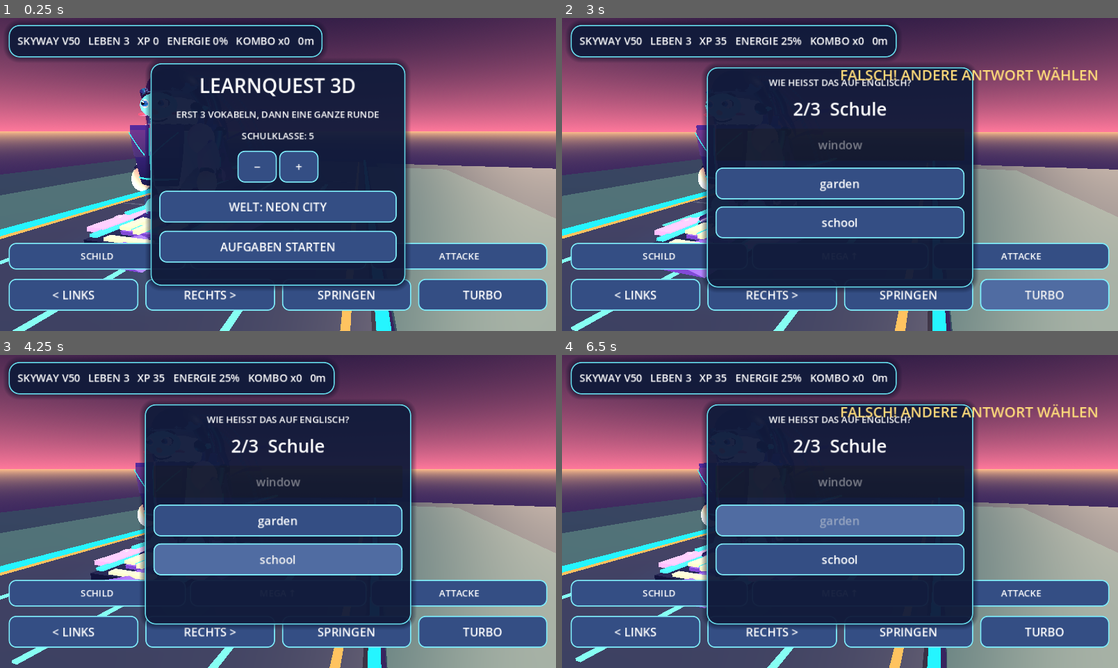
Above: before the commit, frames 1-4 (two rows, left to right).
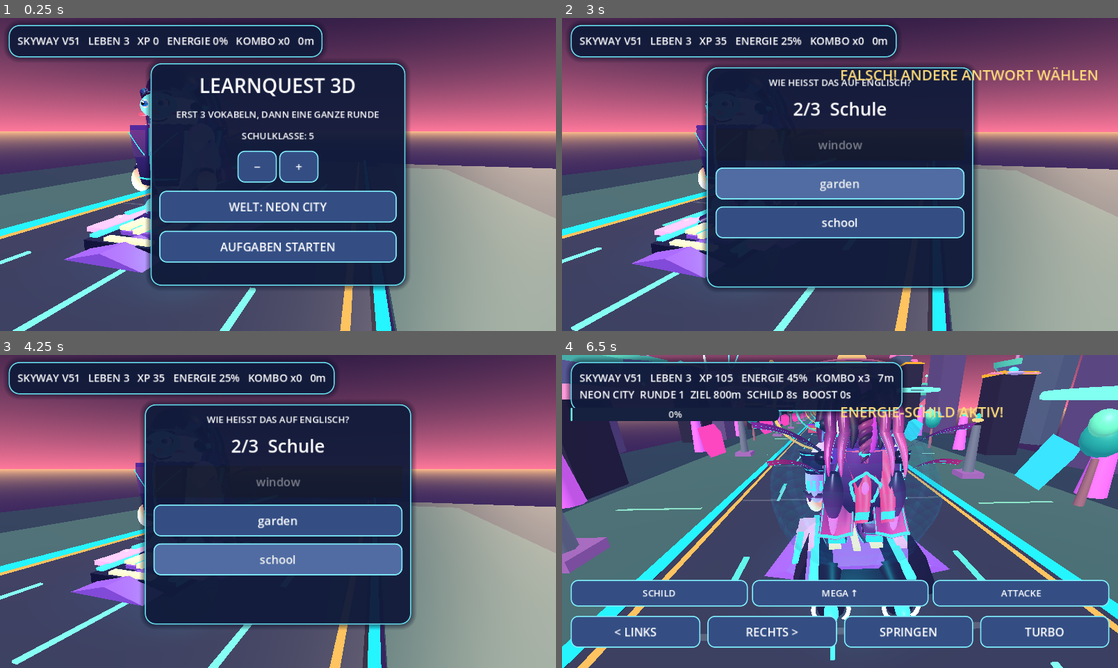
Above: after the commit, the same moments.

Repository: mtothek0703/learnquest-unity-web
Game: Godot game, scene res://main.tscn
The game is run twice, just before and just after one commit, with the same random seed, the same clock (stepped at 60 frames per second) and the same inputs.
Inputs (mouse positions are in pixels of both pictures, inside the frame that each line leads up to):
- Up to frame 1 (0.25 s): no input
- Up to frame 2 (3 s): click "AUFGABEN STARTEN" at 0.5 s; move the mouse to (962, 158) at 1.27 s; hold Right 1.28-2 s; hold Q 1.28-2 s; click (962, 158) at 1.42 s; tap Space at 1.52 s; drag from (728, 190) to (812, 237) at 2.02 s; move the mouse to (895, 105) at 2.77 s; hold Right from 2.78 s (still down); hold R from 2.78 s (still down); click (895, 105) at 2.92 s
- Up to frame 3 (4.25 s): release Right at 3.5 s; release R at 3.5 s; drag from (250, 574) to (111, 464) at 3.52 s
- Up to frame 4 (6.5 s): move the mouse to (1006, 558) at 4.27 s; hold Left 4.28-5 s; hold E 4.28-5 s; click (1006, 558) at 4.42 s; tap Space at 4.52 s; drag from (673, 464) to (756, 433) at 5.02 s; move the mouse to (867, 511) at 5.77 s; hold S from 5.78 s (still down); hold Q from 5.78 s (still down); click (867, 511) at 5.92 s

The runs differ from the first frame. In frame 1, 12% of the frame differs, in the area x 1-99%, y 6-94%; in frame 2, 16%; in frame 3, 12%; in frame 4, 76%, in the area x 0-100%, y 0-100%.

Commit message:
V51: wire gesture steering, jump and powers with UI-safe capture and optional buttons

Diff:
--- a/godot/world.gd
+++ b/godot/world.gd
@@ -8,7 +8,8 @@
 ]
 # Complete vocabulary missions first; racing is a continuous, finite level.
 const TASKS_PER_ROUND := 3
-const VERSION_LABEL := "V50"
+const VERSION_LABEL := "V51"
+const TouchGestures = preload("res://touch_gestures.gd")
 const WORLD_NAMES := ["NEON CITY", "KRISTALL-CANYON", "STERNEN-HAFEN", "AURORA-GLETSCHER"]
 const WORLD_GOALS := [800.0, 950.0, 1100.0, 1200.0]
 const HARBOR_BONUS_TARGET := 4
@@ -105,6 +106,10 @@
 var mobile_hud_layout := false
 var splash: PanelContainer
 var controls_grid: GridContainer
+var touch_steering = TouchGestures.new()
+var touch_buttons_visible := true
+var gesture_toggle: Button
+var gesture_hint: Label
 var start_heading: Label
 var end_heading: Label
 var quiz_box: PanelContainer
@@ -593,6 +598,7 @@
             cube(item, Vector3(0, 1.4, 0), Vector3(2.1, 0.13, 0.84), Color("#b927f7"), true)
 
 func _reset_run() -> void:
+    touch_steering.reset()
     _apply_world_theme()
     phase = "race"
     lane = 0
@@ -901,6 +907,55 @@
     parent.add_child(b)
     return b
 
+# Handle native screen touches, never mouse clicks generated by the browser.
+# Capturing only touches that start outside controls prevents quiz/button gestures.
+func _input(event: InputEvent) -> void:
+    if not (event is InputEventScreenTouch or event is InputEventScreenDrag):
+        return
+    var racing := phase == "race" and started and not quiz_active
+    var blocked := false
+    var down := event as InputEventScreenTouch
+    if down != null and down.pressed:
+        blocked = _touch_ui_blocked(down.position)
+    var outcome: Dictionary = touch_steering.handle(event, racing, blocked, Time.get_ticks_msec(), lane, get_viewport().get_visible_rect().size.x)
+    if not bool(outcome.get("captured", false)):
+        return
+    get_viewport().set_input_as_handled()
+    if outcome.has("lane"):
+        lane = clampi(int(outcome["lane"]), -1, 1)
+    match str(outcome.get("action", "")):
+        "jump":
+            _jump()
+        "turbo":
+            _use_turbo()
+        "shield":
+            _use_shield()
+        "attack":
+            _use_super_attack()
+
+func _touch_ui_blocked(position: Vector2) -> bool:
+    for control in [splash, quiz_box, end_panel, controls_grid, powerups_grid, hud_panel, progress_bar, gesture_toggle]:
+        if control != null and control.is_visible_in_tree() and control.get_global_rect().has_point(position):
+            return true
+    return false
+
+func _toggle_touch_buttons() -> void:
+    touch_buttons_visible = not touch_buttons_visible
+    _update_touch_ui()
+
+func _update_touch_ui() -> void:
+    if controls_grid == null or powerups_grid == null or gesture_toggle == null or gesture_hint == null:
+        return
+    var racing := phase == "race" and started and not quiz_active
+    var show_buttons := racing and (touch_buttons_visible or not mobile_hud_layout)
+    controls_grid.visible = show_buttons
+    powerups_grid.visible = show_buttons
+    gesture_toggle.visible = racing and mobile_hud_layout
+    gesture_hint.visible = racing and mobile_hud_layout
+    gesture_toggle.text = "TASTEN AUS" if touch_buttons_visible else "TASTEN EIN"
+    gesture_hint.offset_top = -225.0 if touch_buttons_visible else -55.0
+    gesture_hint.offset_bottom = -205.0 if touch_buttons_visible else -35.0
+
 func _create_ui() -> void:
     var layer := CanvasLayer.new()
     add_child(layer)
@@ -970,6 +1025,24 @@
         power_button.custom_minimum_size = Vector2(0, 46)
         power_button.add_theme_font_size_override("font_size", 16)
         power_button.size_flags_horizontal = Control.SIZE_EXPAND_FILL
+
+    # Accessible buttons remain the default; a small independent toggle can
+    # hide both rows without hiding the gesture instructions or restore button.
+    gesture_toggle = _make_button("TASTEN AUS", _toggle_touch_buttons, canvas)
+    gesture_toggle.set_anchors_and_offsets_preset(Control.PRESET_TOP_RIGHT)
+    gesture_toggle.offset_left = -143.0
+    gesture_toggle.offset_right = -15.0
+    gesture_toggle.offset_top = 13.0
+    gesture_toggle.offset_bottom = 54.0
+    gesture_toggle.add_theme_font_size_override("font_size", 14)
+    gesture_hint = Label.new()
+    gesture_hint.text = "ZIEHEN: LENKEN  |  ↑: SPRUNG  |  2× TIP: TURBO  |  2 FINGER: SCHILD  |  2↑: ATTACKE"
+    gesture_hint.horizontal_alignment = HORIZONTAL_ALIGNMENT_CENTER
+    gesture_hint.add_theme_font_size_override("font_size", 12)
+    gesture_hint.set_anchors_and_offsets_preset(Control.PRESET_BOTTOM_WIDE)
+    gesture_hint.offset_left = 8.0
+    gesture_hint.offset_right = -8.0
+    canvas.add_child(gesture_hint)
 
     splash = PanelContainer.new()
     _style_panel(splash)
@@ -1085,6 +1158,7 @@
 
 func _begin_training() -> void:
     # Starts the mandatory preparation before every player-facing round.
+    touch_steering.reset()
     phase = "training"
     training_correct = 0
     combo = 0
@@ -1216,6 +1290,7 @@
         progress_bar.visible = phase == "race"
         progress_bar.max_value = mission_target
         progress_bar.value = clampf(distance, 0.0, mission_target)
+    _update_touch_ui()
 
 # The menu showcases the actual modeled face, hair and outfit from the front.
 # Training/results keep the gallery; races transition to the existing chase
